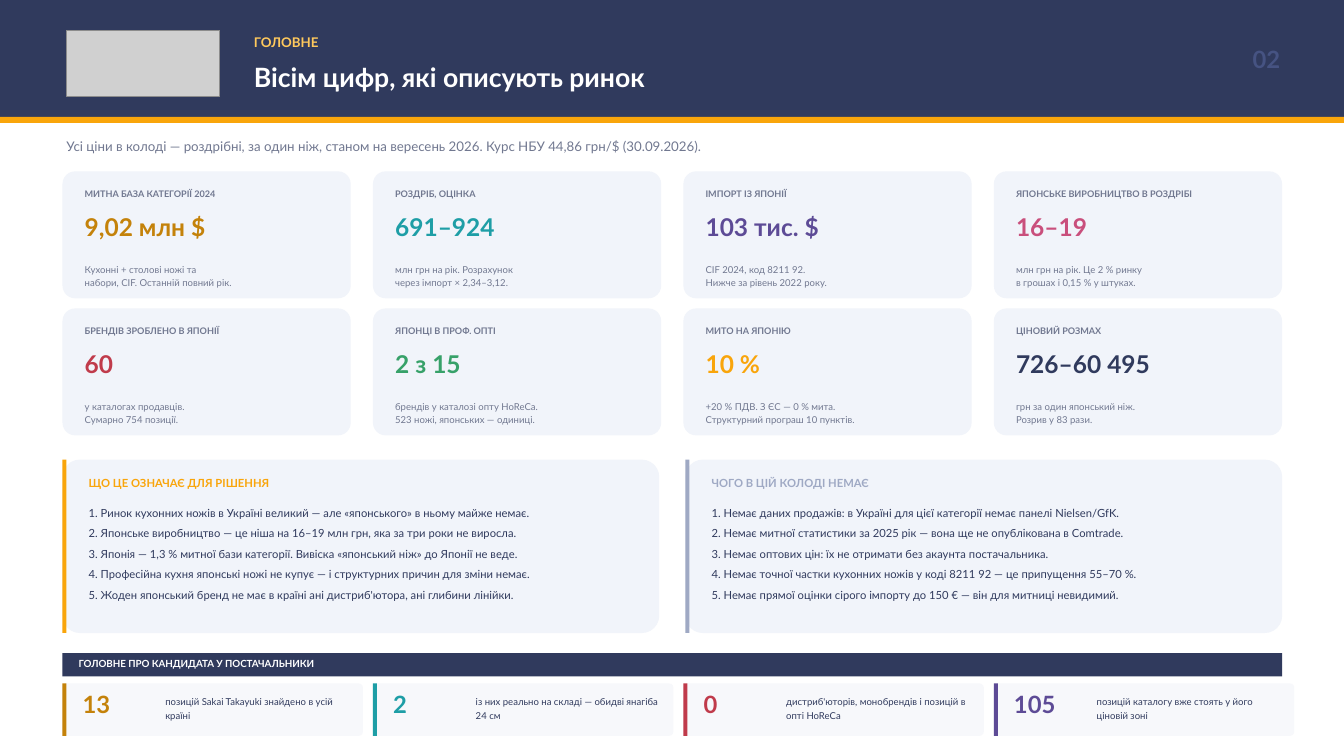
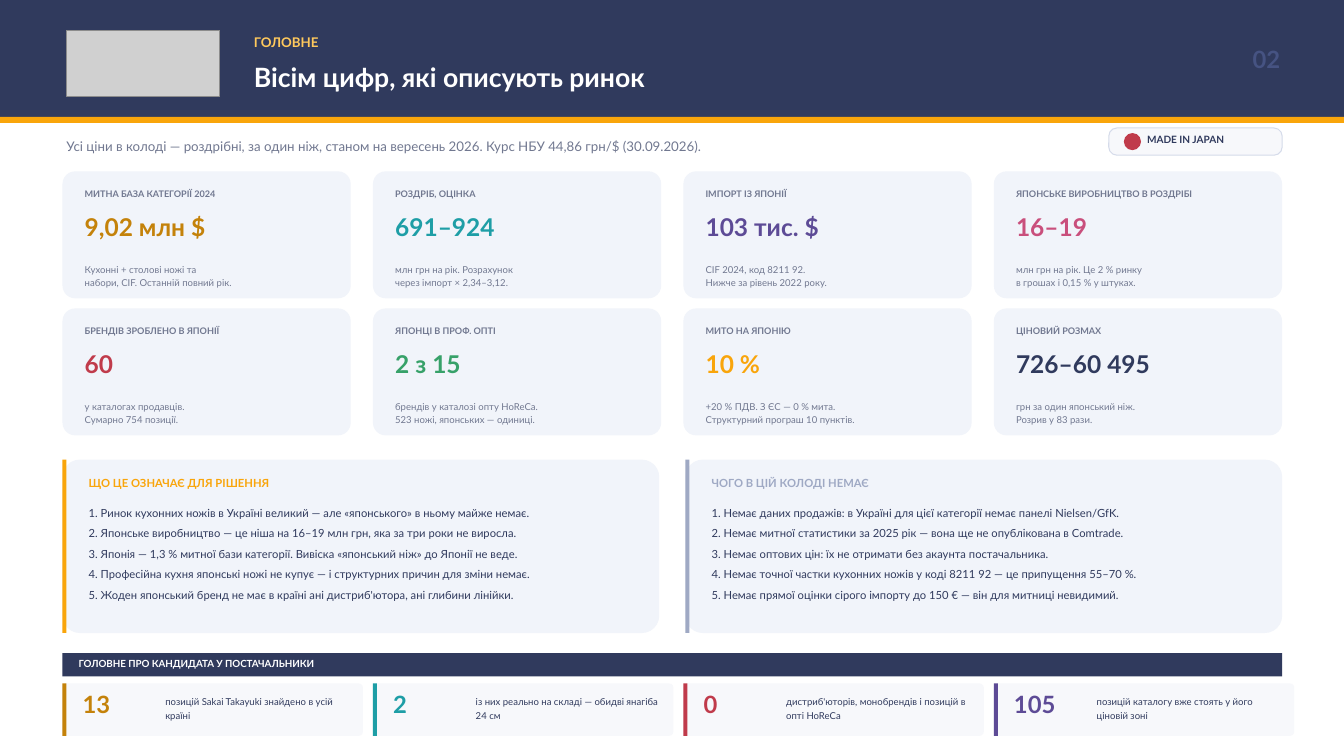
Before and after one commit to IllyaChaplygin/Chaplygin-Illya, a slide deck: slide 2 of Japanese_Knives_Ukraine_Market_Research.pptx. Drawn at 1344x756 pixels with LibreOffice and Linux fonts; fonts in the diff are those of the drawing; grey boxes stand for pictures. Boxes give left, top, right and bottom in pixels: in the first picture for what was removed or moved away, otherwise in the second. Text is boxed around its words. In the diff, an @@ line names an element or a change of style, - is before the commit and + after.

```diff
--- a/Japanese_Knives_Ukraine_Market_Research.pptx
+++ b/Japanese_Knives_Ukraine_Market_Research.pptx
@@ rounded rectangle added at [1109,128,1282,155], fill #F7F8FB, outline #D5DBEA 0.75 pt @@
@@ ellipse added at [1124,133,1141,150], fill #C03B4B @@
@@ text added at [1147,135,1224,143], 7.2 pt, text #303A5D, bold @@
+MADE IN JAPAN
```
Also in this commit, not shown: 14 other slides changed.
